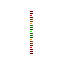
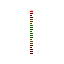
Revision of a layered 64 x 64 image; what changed, layer by layer:
painted on "Layer 1" over box(30, 15, 32, 48)
